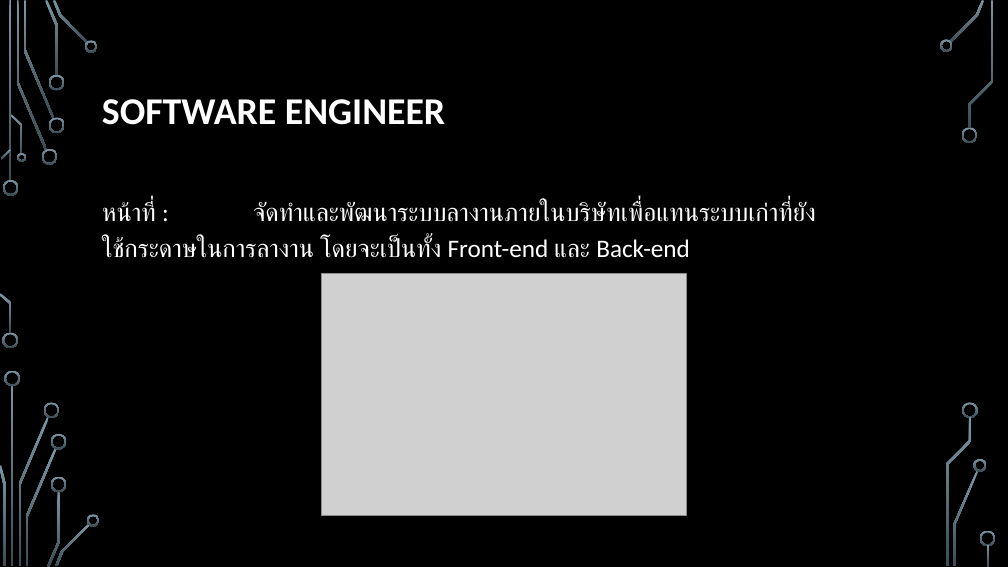
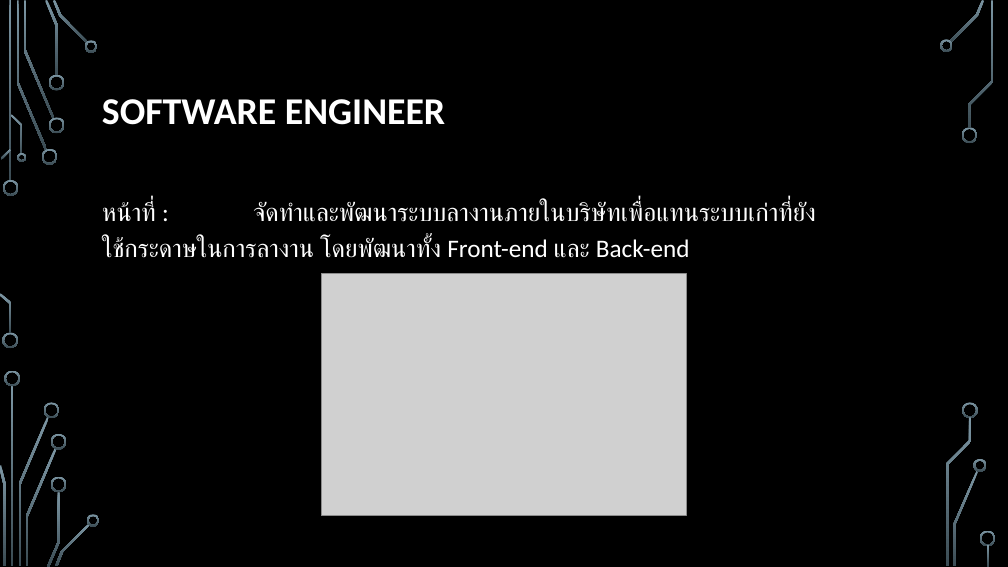
Before and after one commit to MrFermz/leaveAppDoc, a slide deck: slide 6 of Present/master.pptx (slide 3 before the commit). Drawn at 1008x567 pixels with LibreOffice and Linux fonts; fonts in the diff are those of the drawing; grey boxes stand for pictures; background and template pictures are left out. Boxes give left, top, right and bottom in pixels: in the first picture for what was removed or moved away, otherwise in the second. Text is boxed around its words. In the diff, an @@ line names an element or a change of style, - is before the commit and + after.

```diff
--- a/Present/master.pptx
+++ b/Present/master.pptx
@@ text at [102,201,815,258]: text changed @@
-หน้าที่ : จัดทำและพัฒนาระบบลางานภายในบริษัทเพื่อแทนระบบเก่าที่ยัง ใช้กระดาษในการลางาน โดยจะเป็นทั้ง Front-end และ Back-end
+หน้าที่ : จัดทำและพัฒนาระบบลางานภายในบริษัทเพื่อแทนระบบเก่าที่ยัง ใช้กระดาษในการลางาน โดยพัฒนาทั้ง Front-end และ Back-end
```
Also in this commit, not shown: 3 other slides changed, 4 slides added, 8 other files.
